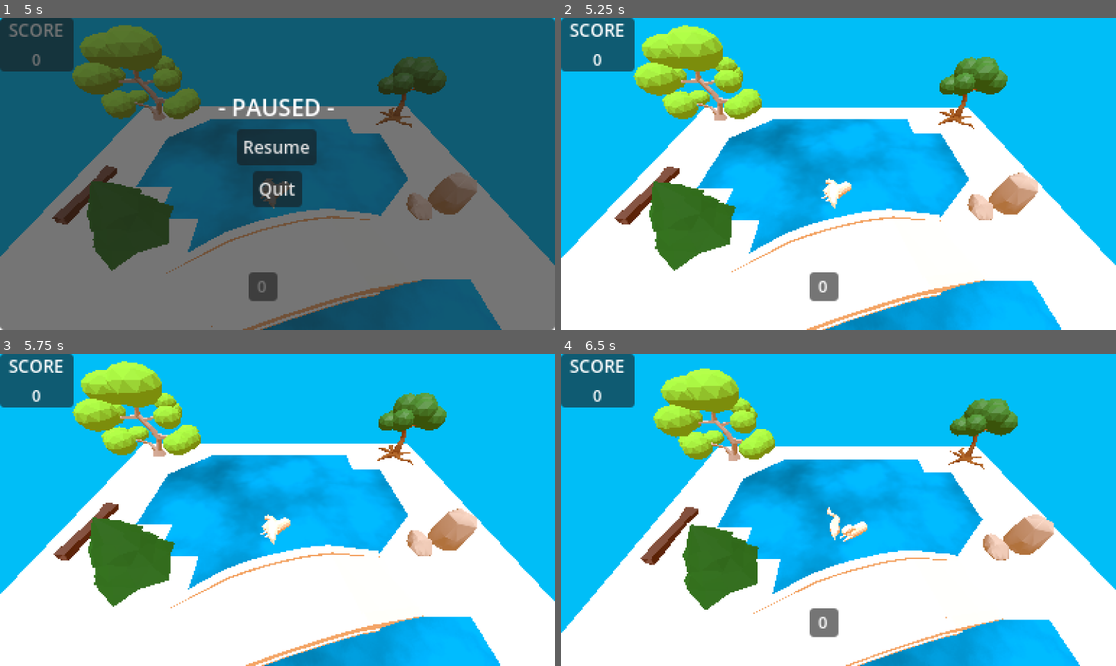
Above: before the commit, frames 1-4 (two rows, left to right).
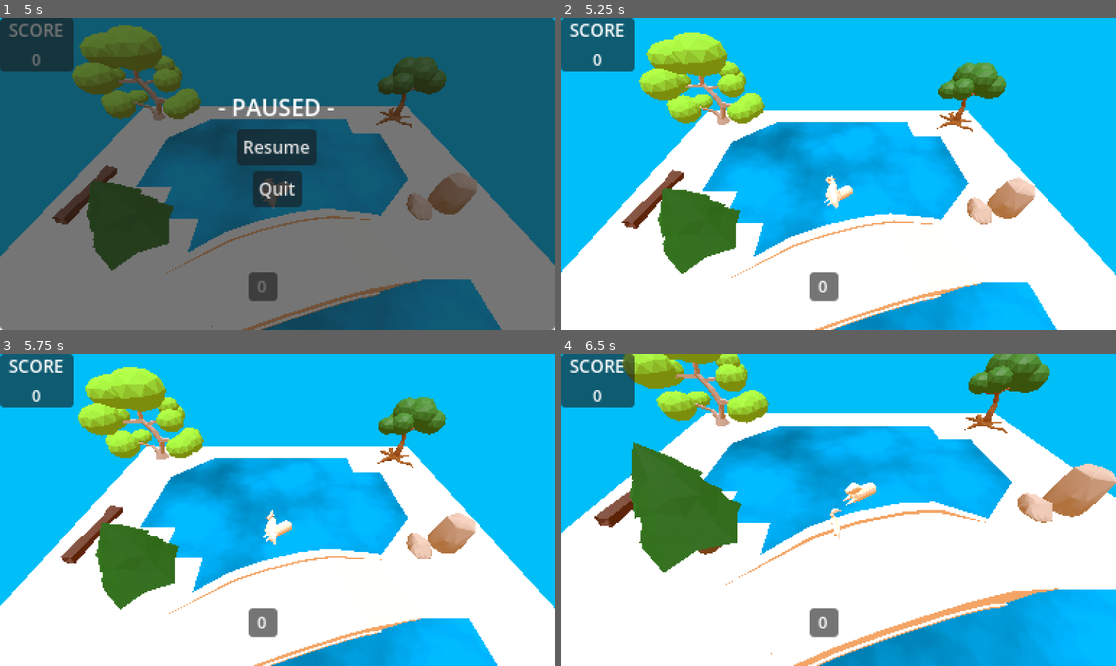
Above: after the commit, the same moments.

Repository: nschwei/PondScum
Game: Godot game, scene res://Scenes/MainMenu.tscn
The game is run twice, just before and just after one commit, with the same random seed, the same clock (stepped at 60 frames per second) and the same inputs.
Inputs (mouse positions are in pixels of both pictures, inside the frame that each line leads up to):
- Up to frame 1 (5 s): click "START" at 0.5 s; tap Enter at 1.25 s; move the mouse to (399, 158) at 1.27 s; hold D (move_right) 1.28-2.03 s; tap Space (jump) at 1.35, 1.52, 1.82, 2, 2.27, 2.3, 2.57, 2.85, 3.77, 3.8, 4.07, 4.35, 4.52, 4.82 s; move the mouse to (166, 189) at 2.02 s; hold S (move_back) 2.03-2.78 s; click (166, 189) at 2.1 s; move the mouse to (333, 105) at 2.77 s; hold D (move_right) 2.78-3.53 s; move the mouse to (249, 236) at 3.52 s; hold W (move_forward) 3.53-4.28 s; click (249, 236) at 3.6 s; move the mouse to (444, 220) at 4.27 s; hold A (move_left) from 4.28 s (still down); tap Escape (pause) at 4.9 s
- Up to frame 2 (5.25 s): release A (move_left) at 5 s; click "Resume" at 5 s
- Up to frame 3 (5.75 s): no input
- Up to frame 4 (6.5 s): move the mouse to (672, 463) at 5.77 s; hold A (move_left) from 5.78 s (still down); click (672, 463) at 5.85 s; tap Space (jump) at 6.02, 6.05, 6.32 s

Frame 1 is identical in both runs. In frame 2, 12% of the frame differs, in the area x 0-100%, y 2-100%; in frame 3, 11%; in frame 4, 48%, in the area x 0-100%, y 0-100%.

Commit message:
sounds
https://freesound.org/people/cabled_mess/sounds/350904/ - jump
https://freesound.org/people/deleted_user_2104797/sounds/164484/ - honk
https://freesound.org/people/Breezy2000uk/sounds/608369/ - walk

Diff:
--- a/PlayerObj/Player.tscn
+++ b/PlayerObj/Player.tscn
@@ -7,6 +7,9 @@
 [ext_resource type="Script" path="res://Models/ragdoll.gd" id="3_muma8"]
 [ext_resource type="Texture2D" uid="uid://bd6up3a8yyvsk" path="res://Materials/blob_shadow.png" id="4_hr8io"]
 [ext_resource type="ArrayMesh" uid="uid://deu06eho4c74" path="res://Models/dust.res" id="5_vrxuu"]
+[ext_resource type="AudioStream" uid="uid://kp3gb01gujra" path="res://Sfx/jump.wav" id="8_uds5p"]
+[ext_resource type="AudioStream" uid="uid://6k8w6cujs2ge" path="res://Sfx/honk_single.ogg" id="9_dk4o5"]
+[ext_resource type="AudioStream" uid="uid://bb1vt1hx64wip" path="res://Sfx/walk.ogg" id="10_sainh"]
 
 [sub_resource type="CapsuleShape3D" id="CapsuleShape3D_33low"]
 radius = 0.117677
@@ -56,11 +59,11 @@
 script = ExtResource("3_muma8")
 
 [node name="Physical Bone Bone" type="PhysicalBone3D" parent="PlayerCenter/goosed/Goose/Skeleton3D" index="1"]
-transform = Transform3D(1, 2.28906e-17, 2.04502e-17, 2.34629e-17, -0.0530708, -0.998586, -2.2249e-17, 0.998586, -0.0530708, -1.25062e-17, 0.58755, 0.0312271)
+transform = Transform3D(1, 2.22348e-17, 1.99424e-17, 2.34629e-17, -0.0530708, -0.998586, -2.2249e-17, 0.998586, -0.0530708, -1.25062e-17, 0.58755, 0.0312271)
 collision_layer = 2
 collision_mask = 2
-joint_offset = Transform3D(1, 0, 0, 0, 1, 0, 0, 0, 1, 4.73735e-19, -1.10103e-06, 0.588382)
-body_offset = Transform3D(1, -5.72563e-19, -1.79917e-18, -3.20946e-22, 6.55651e-07, -0.999995, 4.65703e-22, 0.999995, 6.55651e-07, 5.84861e-19, 0.588379, 7.15256e-07)
+joint_offset = Transform3D(1, 0, 0, 0, 1, 0, 0, 0, 1, 7.72498e-19, -1.10103e-06, 0.588382)
+body_offset = Transform3D(1, -1.22836e-18, -2.30694e-18, -3.20946e-22, 6.55651e-07, -0.999995, 4.65703e-22, 0.999995, 6.55651e-07, 5.84861e-19, 0.588379, 7.15256e-07)
 gravity_scale = 0.0
 bone_name = "Bone"
 
@@ -70,12 +73,12 @@
 disabled = true
 
 [node name="Physical Bone Bone_001" type="PhysicalBone3D" parent="PlayerCenter/goosed/Goose/Skeleton3D" index="2"]
-transform = Transform3D(1.5, 3.19214e-18, 1.18176e-17, 3.23555e-18, 1.29079, -0.764074, -1.18177e-17, 0.764074, 1.29079, -2.7012e-17, 1.26115, -0.082909)
+transform = Transform3D(1.5, 3.11017e-18, 1.18176e-17, 3.23555e-18, 1.29079, -0.764074, -1.18177e-17, 0.764074, 1.29079, -2.61376e-17, 1.26115, -0.082909)
 collision_layer = 2
 collision_mask = 0
 joint_type = 1
-joint_offset = Transform3D(1, 0, 0, 0, 1, 0, 0, 0, 1, -3.3419e-19, 3.20491e-06, 0.112613)
-body_offset = Transform3D(1.5, -4.33252e-20, 5.61707e-23, -3.22859e-23, 4.94719e-06, -1.49998, 1.16839e-23, 1.49998, 4.94719e-06, 5.01278e-19, 0.168918, -5.36442e-06)
+joint_offset = Transform3D(1, 0, 0, 0, 1, 0, 0, 0, 1, -9.1712e-19, 3.20491e-06, 0.112613)
+body_offset = Transform3D(1.5, -1.253e-19, 5.61707e-23, -3.22859e-23, 4.94719e-06, -1.49998, 1.16839e-23, 1.49998, 4.94719e-06, 1.37567e-18, 0.168918, -5.36442e-06)
 gravity_scale = 0.0
 bone_name = "Bone.001"
 joint_constraints/bias = 0.3
@@ -87,12 +90,12 @@
 shape = SubResource("CapsuleShape3D_5pndr")
 
 [node name="Physical Bone Bone_002" type="PhysicalBone3D" parent="PlayerCenter/goosed/Goose/Skeleton3D" index="3"]
-transform = Transform3D(1.5, 4.63951e-18, -1.12278e-16, 4.24229e-18, 1.49572, 0.113189, 1.12278e-16, -0.113189, 1.49572, -1.2676e-17, 1.33004, -0.454991)
+transform = Transform3D(1.5, 5.31579e-18, -1.12278e-16, 4.24229e-18, 1.49572, 0.113189, 1.12278e-16, -0.113189, 1.49572, -1.30104e-17, 1.33004, -0.454991)
 collision_layer = 2
 collision_mask = 0
 joint_type = 1
-joint_offset = Transform3D(1, 0, 0, 0, 1, 0, 0, 0, 1, 5.66416e-19, 9.55114e-06, 0.15157)
-body_offset = Transform3D(1.5, 3.97179e-19, 4.71493e-22, 4.91345e-22, 1.43051e-06, -1.5, 8.60268e-23, 1.5, 1.43051e-06, -8.497e-19, 0.227355, -1.45435e-05)
+joint_offset = Transform3D(1, 0, 0, 0, 1, 0, 0, 0, 1, 7.89398e-19, 9.55114e-06, 0.15157)
+body_offset = Transform3D(1.5, 1.07347e-18, 4.71493e-22, 4.91345e-22, 1.43051e-06, -1.5, 8.60268e-23, 1.5, 1.43051e-06, -1.18418e-18, 0.227355, -1.45435e-05)
 gravity_scale = 0.0
 bone_name = "Bone.002"
 joint_constraints/bias = 0.3
@@ -104,12 +107,12 @@
 shape = SubResource("CapsuleShape3D_m6iyp")
 
 [node name="Physical Bone Bone_003" type="PhysicalBone3D" parent="PlayerCenter/goosed/Goose/Skeleton3D" index="4"]
-transform = Transform3D(1.5, 3.9402e-17, -1.72431e-13, -1.32942e-13, 0.955538, -1.15626, 1.09812e-13, 1.15626, 0.955538, 2.83529e-14, 1.50338, -0.839107)
+transform = Transform3D(1.5, 3.85276e-17, -1.72431e-13, -1.32942e-13, 0.955538, -1.15626, 1.09812e-13, 1.15626, 0.955538, 2.83529e-14, 1.50338, -0.839107)
 collision_layer = 2
 collision_mask = 0
 joint_type = 1
 joint_offset = Transform3D(1, 0, 0, 0, 1, 0, 0, 0, 1, 3.84875e-17, -7.43081e-08, 0.164736)
-body_offset = Transform3D(1.5, 1.97694e-19, -1.72514e-13, -1.72514e-13, -1.13249e-06, -1.5, -6.97955e-19, 1.5, -1.13249e-06, 2.83615e-14, 0.247103, 2.98023e-07)
+body_offset = Transform3D(1.5, -6.76702e-19, -1.72514e-13, -1.72514e-13, -1.13249e-06, -1.5, -6.97955e-19, 1.5, -1.13249e-06, 2.83615e-14, 0.247103, 2.98023e-07)
 gravity_scale = 0.0
 bone_name = "Bone.003"
 joint_constraints/bias = 0.3
@@ -197,4 +200,15 @@
 gravity = Vector3(0, 0.1, 0)
 scale_amount_min = 0.75
 
+[node name="JumpSound" type="AudioStreamPlayer" parent="."]
+stream = ExtResource("8_uds5p")
+
+[node name="LandSound" type="AudioStreamPlayer" parent="."]
+stream = ExtResource("9_dk4o5")
+
+[node name="WalkSound" type="AudioStreamPlayer" parent="."]
+stream = ExtResource("10_sainh")
+pitch_scale = 1.51
+autoplay = true
+
 [editable path="PlayerCenter/goosed"]
--- a/Scripts/CanvasLayer.gd
+++ b/Scripts/CanvasLayer.gd
@@ -43,6 +43,7 @@
 func pause():
 	pause_menu.visible = !pause_menu.visible
 	get_tree().paused = !get_tree().paused
+
 	if get_tree().paused:
 		Input.set_mouse_mode(Input.MOUSE_MODE_VISIBLE)
 	else:
@@ -76,8 +77,9 @@
 	current_score.text = str(points)
 
 func _on_resume_pressed():
-	pause()
-	print("AAA")
+	pause_menu.visible = false
+	get_tree().paused = false
+	Input.set_mouse_mode(Input.MOUSE_MODE_CONFINED_HIDDEN)
 
 func _on_quit_pressed():
 	get_tree().quit()
--- a/Scripts/player.gd
+++ b/Scripts/player.gd
@@ -35,6 +35,10 @@
 @onready var particles_trail = $ParticlesTrail
 @onready var animation = $PlayerCenter/goosed/AnimationPlayer
 @onready var skeleton = $PlayerCenter/goosed/Goose/Skeleton3D
+# Sounds
+@onready var jump_sound = $JumpSound
+@onready var land_sound = $LandSound
+@onready var walk_sound = $WalkSound
 
 # Called when the node enters the scene tree for the first time.
 func _ready():
@@ -168,6 +172,8 @@
 	rot_track_y = 0
 
 	skeleton.physical_bones_stop_simulation()
+
+	land_sound.play()
 	goose.position = model.position
 	model.scale = Vector3(1.25, 0.75, 1.25)
 	# multiply score if upright
@@ -181,6 +187,7 @@
 	gain_points()
 
 func jump():
+	jump_sound.play()
 	on_floor = false
 	skeleton.physical_bones_start_simulation(["Bone.003","Bone.005.R","Bone.005.L"])
 	gravity = - jump_strength
@@ -195,10 +202,13 @@
 
 func handle_effects():
 	particles_trail.emitting = false
+	walk_sound.stream_paused = true
 	if is_on_floor():
 		if abs(velocity.x) > 1 or abs(velocity.z) > 1:
 			animation.play("Running")
 			animation.speed_scale = 3
+
+			walk_sound.stream_paused = false
 			particles_trail.emitting = true
 		else:
 			animation.play("Idle")
Not shown: 1 places in PlayerObj/Player.tscn that only renumber resources
Not shown, added: Sfx/honk_single.ogg.import
Not shown, added: Sfx/jump.wav.import
Not shown, added: Sfx/walk.ogg.import
Not shown, added: Sfx/honk_single.ogg
Not shown, added: Sfx/jump.wav
Not shown, added: Sfx/walk.ogg
